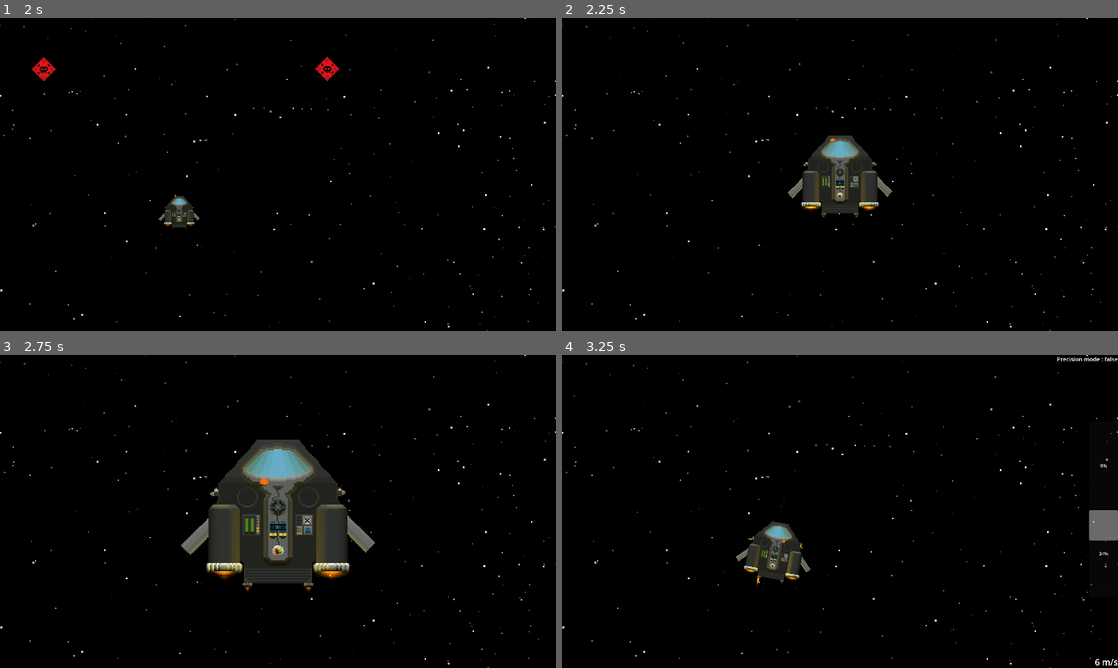
Above: before the commit, frames 1-4 (two rows, left to right).
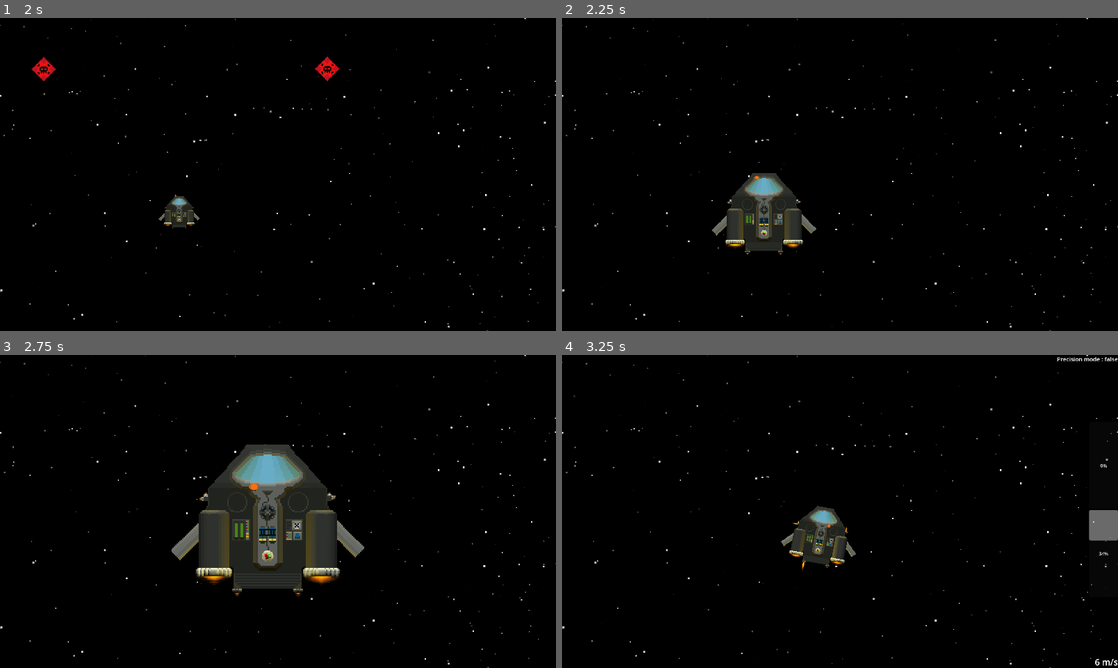
Above: after the commit, the same moments.

Repository: creusator/A_Random_Space_Game
Game: Godot game, scene res://UI/Menus/MainMenu/MainMenu.tscn
Two runs of this game, one before a commit and one after it. Both use one fixed random seed, a clock stepped at 60 frames per second and the inputs below.
Inputs (mouse positions are in pixels of both pictures, inside the frame that each line leads up to):
- Up to frame 1 (2 s): click "Play" at 0.5 s; move the mouse to (400, 158) at 1.27 s; hold D (rotate_right) from 1.28 s (still down); hold Right mouse button (aim_to_target_hold) from 1.28 s (still down)
- Up to frame 2 (2.25 s): move the mouse to (728, 190) at 2.02 s; release D (rotate_right) at 2.03 s; release Right mouse button (aim_to_target_hold) at 2.03 s; hold S (thrust_down) from 2.03 s (still down); tap P (enable_precision_mode_toggle) at 2.1 s
- Up to frame 3 (2.75 s): keep holding S (thrust_down)
- Up to frame 4 (3.25 s): move the mouse to (895, 442) at 2.77 s; release S (thrust_down) at 2.78 s; hold D (rotate_right) from 2.78 s (still down); tap F (onfoot_interact) at 2.85 s

Frame 1 is identical in both runs. In frame 2, 5.9% of the frame differs, in the area x 0-100%, y 1-100%; in frame 3, 6.8%, in the area x 30-98%, y 14-97%; in frame 4, 2.9%.

Commit message:
Camera translation done
- Camera smoothing is now complete, i will probably work on more interior logic later as well as tweaking values.
- Removed useless debug prints

Diff:
--- a/Entities/OnFootEntities/Player/Player.gd
+++ b/Entities/OnFootEntities/Player/Player.gd
@@ -32,12 +32,10 @@
 		var target_parent: Node
 		if collider:
 			target_parent = collider
-			print("Entered : ", collider.name)
 			entered_ship.emit(target_parent.get_parent().ship)
 		else:
 			target_parent = original_parent
 			exited_ship.emit()
-
 		if get_parent() != target_parent:
 			reparent(target_parent)
 			owner = target_parent
--- a/UI/Camera/Camera.gd
+++ b/UI/Camera/Camera.gd
@@ -12,17 +12,17 @@
 @onready var original_target = target
 @onready var current_mode: int = GlobalVariables.camera_mode
 
-var viewport: Vector2
 var target_position: Vector2 = Vector2.INF
 var zoom_target: Vector2 = Vector2.ONE
-var fallback_target: Node = null
 var mouse_offset: Vector2 = Vector2.ZERO
 var transitioning: bool = false
+var previous_mode: int = -1
+var transition_offset: Vector2 = Vector2.ZERO
 
 func _ready():
-	viewport = get_viewport_rect().size
-	fallback_target = target
 	zoom_target = zoom
+	previous_mode = current_mode
+
 	if target is Player:
 		target.entered_ship.connect(_on_player_entered_ship)
 		target.exited_ship.connect(_on_player_exited_ship)
@@ -37,6 +37,15 @@
 	elif target_on_foot_inside:
 		current_mode = 2
 
+	if current_mode != previous_mode:
+		transitioning = true
+		if target_position != Vector2.INF:
+			transition_offset = global_position - target.global_position
+		else:
+			transition_offset = Vector2.ZERO
+		mouse_offset = Vector2.ZERO
+		previous_mode = current_mode
+
 	CameraZoom(delta)
 	CameraRotate(delta)
 	CameraMove(delta)
@@ -44,26 +53,35 @@
 func CameraMove(delta: float) -> void:
 	if not target:
 		return
+	var desired_position: Vector2 = Vector2.ZERO
 	match current_mode:
+		0: # Mode target
+			desired_position = target.global_position
+		1: # Mode target mouse blended
+			desired_position = target.global_position
+			var mouse_pos = get_global_mouse_position()
+			var mouse_dist = (mouse_pos - desired_position).length()
+			var influence = clamp(mouse_dist / mouse_influence_radius, 0.0, 1.0)
+			var desired_mouse_offset = (mouse_pos - desired_position) * influence * mouse_influence_strength
+			mouse_offset = mouse_offset.lerp(desired_mouse_offset, camera_smooth_speed * delta)
+			desired_position = desired_position + mouse_offset
+		2: # Mode interior
+			desired_position = target.global_position
 
-		0: #Mode target
-			if target_position != Vector2.INF:
-				target_position = target.global_position
-		1: #Mode target mouse blended
-			target_position = target.global_position
-			var mouse_pos = get_global_mouse_position()
-			var mouse_dist = (mouse_pos - target_position).length()
-			var influence = clamp(mouse_dist / mouse_influence_radius, 0.0, 1.0)
-			var desired_mouse_offset = (mouse_pos - target_position) * influence * mouse_influence_strength
-			mouse_offset = mouse_offset.lerp(desired_mouse_offset, camera_smooth_speed * delta)
-			target_position = target_position + mouse_offset
-		2: #Mode interior
-			if target_position != Vector2.INF:
-				target_position = target.global_position
+	if target_position == Vector2.INF:
+		target_position = desired_position
+		global_position = target_position
+		transitioning = false
+		return
+
 	if transitioning:
-		global_position.lerp(target_position, camera_smooth_speed*delta)
+		transition_offset = transition_offset.lerp(Vector2.ZERO, camera_smooth_speed * delta)
+		if transition_offset.length() < 0.1:
+			transition_offset = Vector2.ZERO
+			transitioning = false
+		global_position = desired_position + transition_offset
 	else:
-		global_position = target_position
+		global_position = desired_position
 
 func CameraRotate(delta: float) -> void:
 	if not target:
@@ -84,20 +102,19 @@
 	var angle_diff = angle_difference(global_rotation, target_rotation)
 	var smooth_correction = angle_diff * camera_smooth_speed
 	var velocity_correction = target_angular_velocity
-	if abs(angle_diff) >= 0.0 : #0.92 is a magic number to eliminate shifting
-		global_rotation += (smooth_correction + velocity_correction)* 0.92 * delta
-		transitioning = false
+
+	if abs(angle_diff) >= 0.001: #0.92 is a magic number to eliminate shifting
+		global_rotation += (smooth_correction + velocity_correction) * 0.92 * delta
 	else:
 		global_rotation = target_rotation
-		transitioning = true
 
 func CameraZoom(delta: float) -> void:
 	if not target:
 		return
 
-	if current_mode == 2 :
+	if current_mode == 2:
 		zoom = zoom.lerp(Vector2(max_zoom, max_zoom), zoom_speed * delta)
-	else :
+	else:
 		if Input.is_action_just_pressed("zoom_in"):
 			zoom_target *= 1.1
 		if Input.is_action_just_pressed("zoom_out"):
